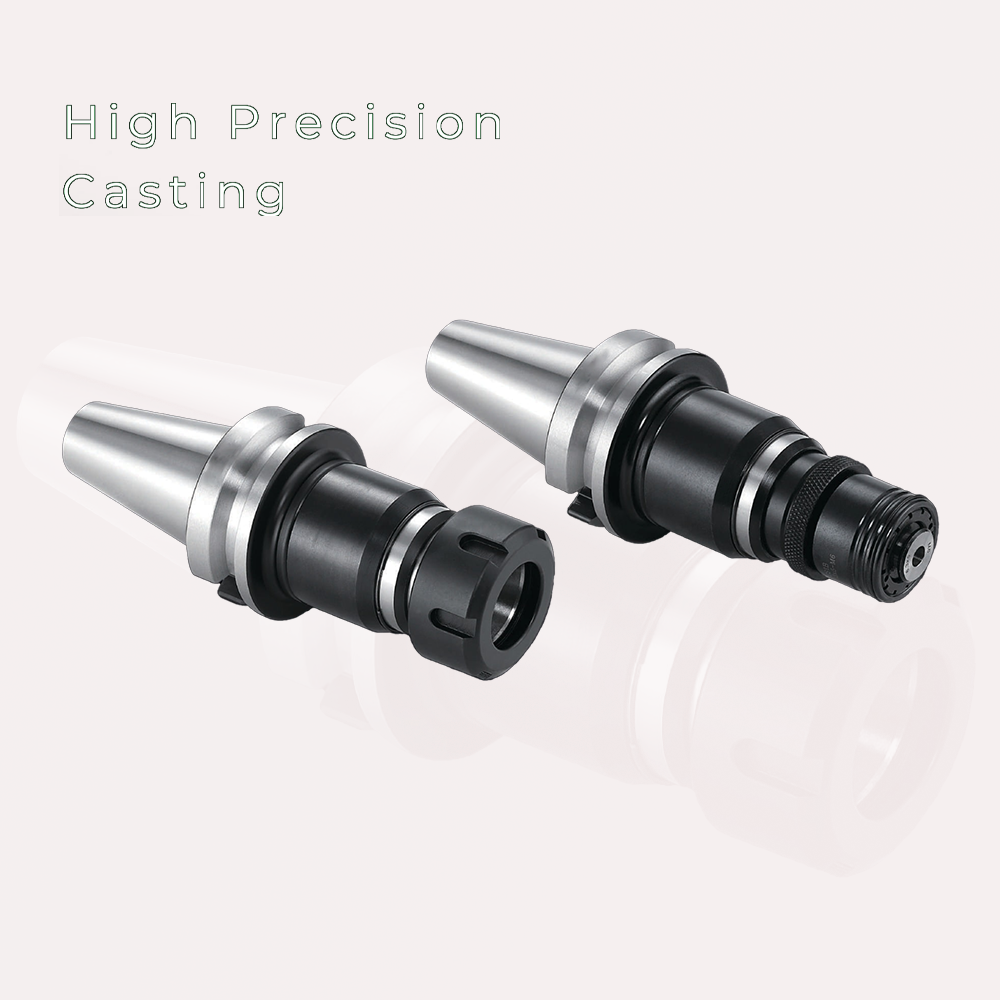
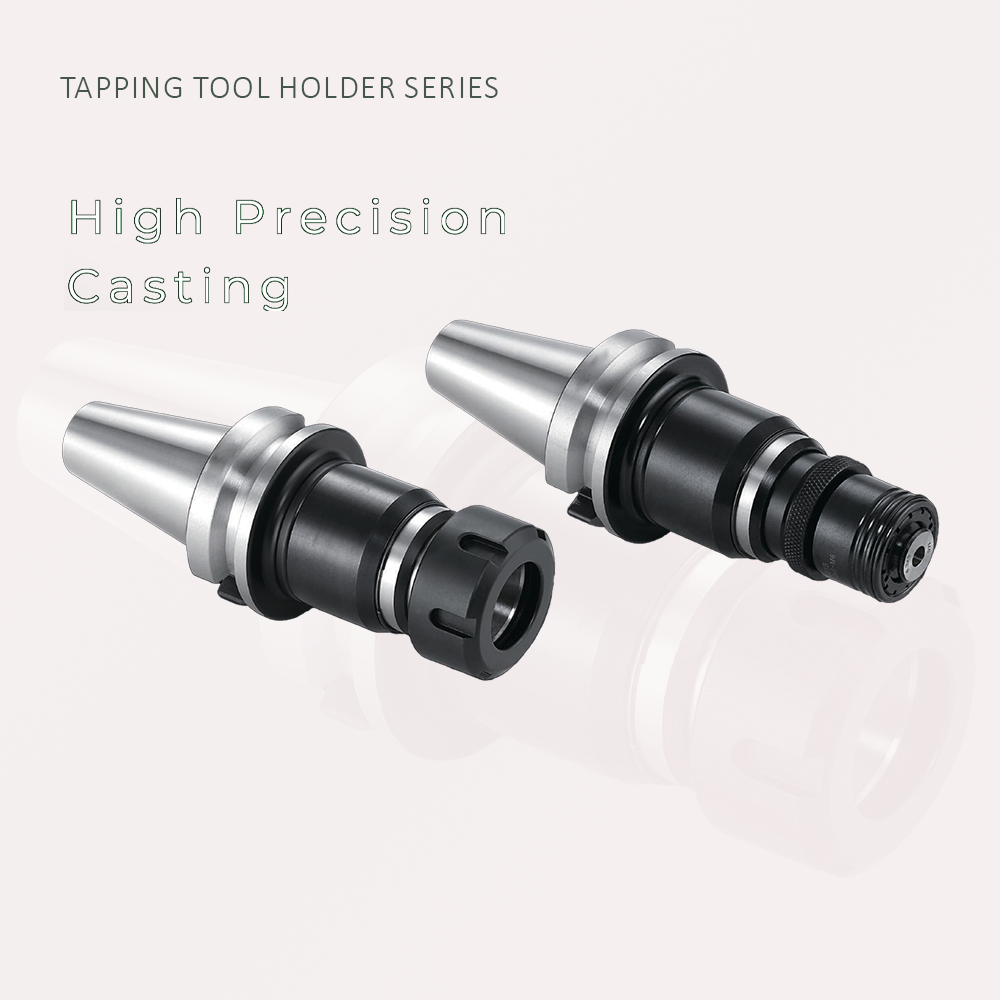
Layer changes from the first 1000 x 1000 image to the second:
added layer "tapping tool holder series" above "Layer 10" over [60, 77, 498, 98]
painted on "Layer 10" over [59, 103, 505, 311]